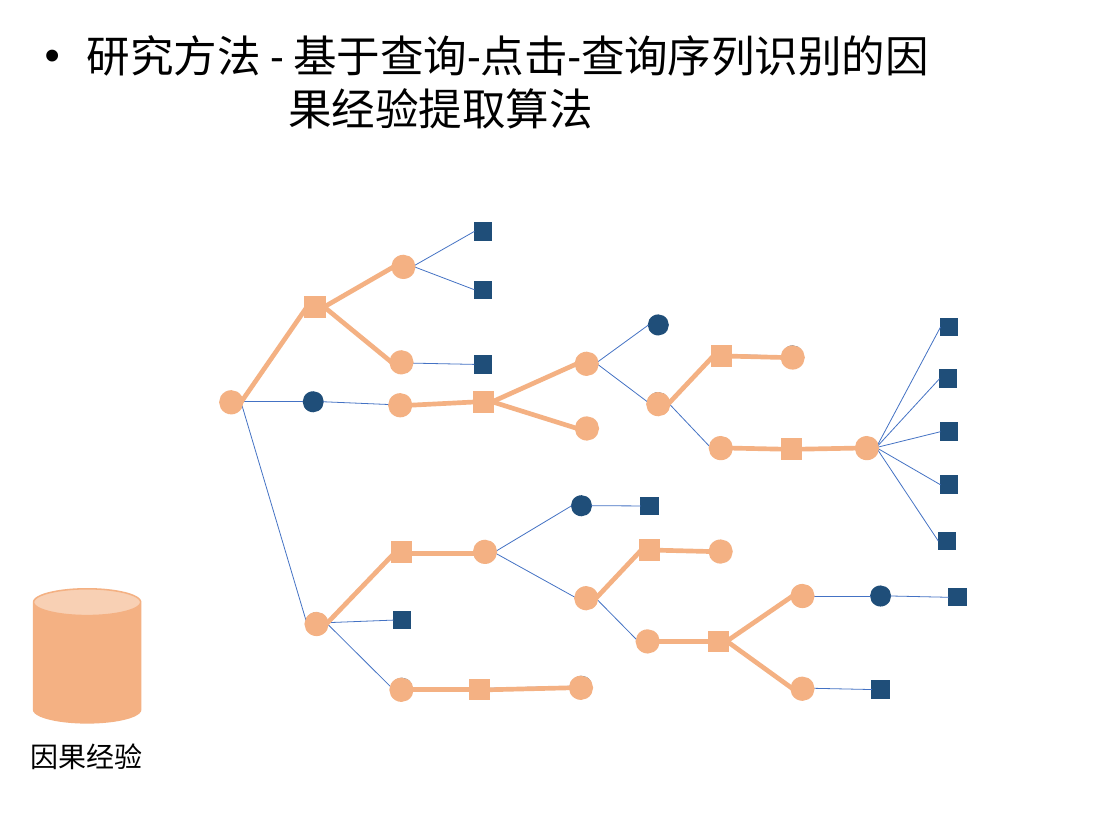
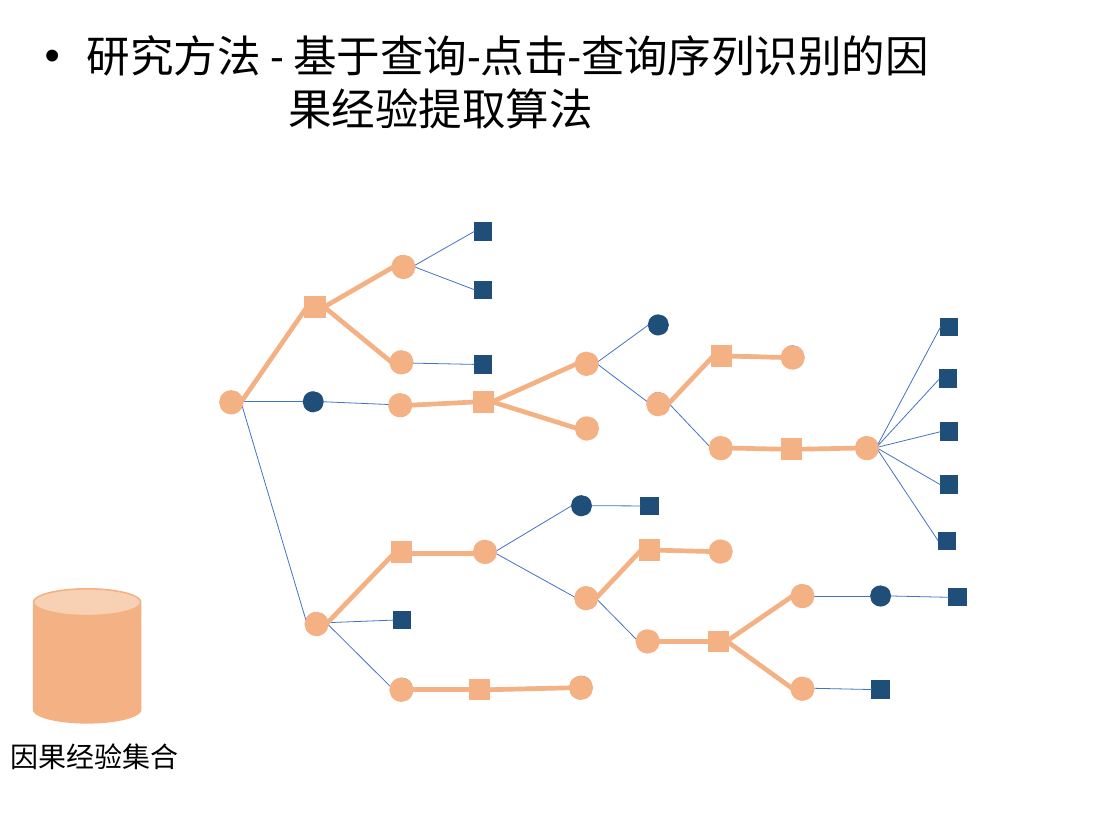
Before and after one commit to luxurymask/recommendation, a slide deck: slide 15 of phase5/答辩ppt.pptx. Drawn at 1120x840 pixels with LibreOffice and Linux fonts; fonts in the diff are those of the drawing. Boxes give left, top, right and bottom in pixels: in the first picture for what was removed or moved away, otherwise in the second. Text is boxed around its words. In the diff, an @@ line names an element or a change of style, - is before the commit and + after.

Commit message:
还差主题经验合并算法

```diff
--- a/phase5/答辩ppt.pptx
+++ b/phase5/答辩ppt.pptx
@@ text at bbox=[11, 743, 179, 770]: text changed @@
-因果经验
+因果经验集合
```
Also in this commit, not shown: 5 other slides changed, 1 slide added.
